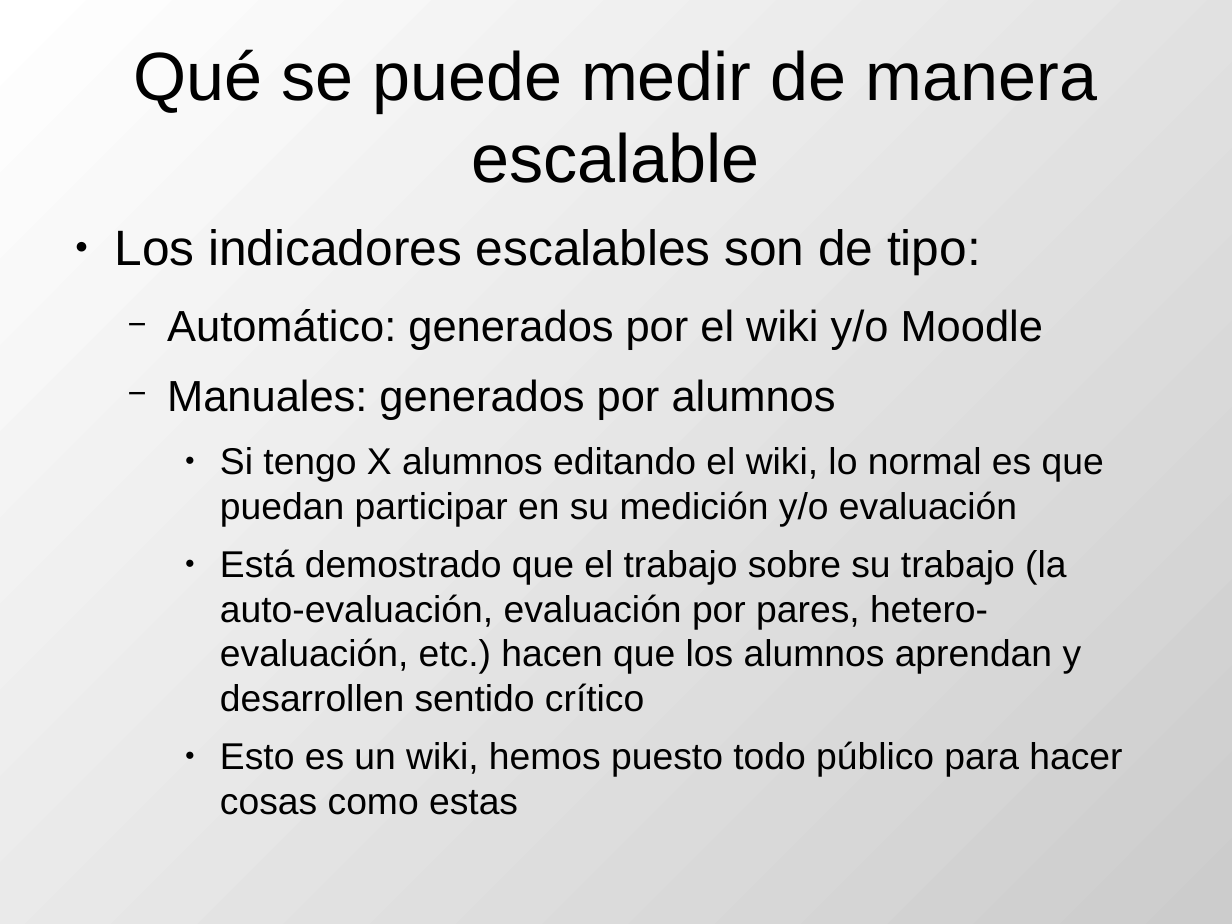
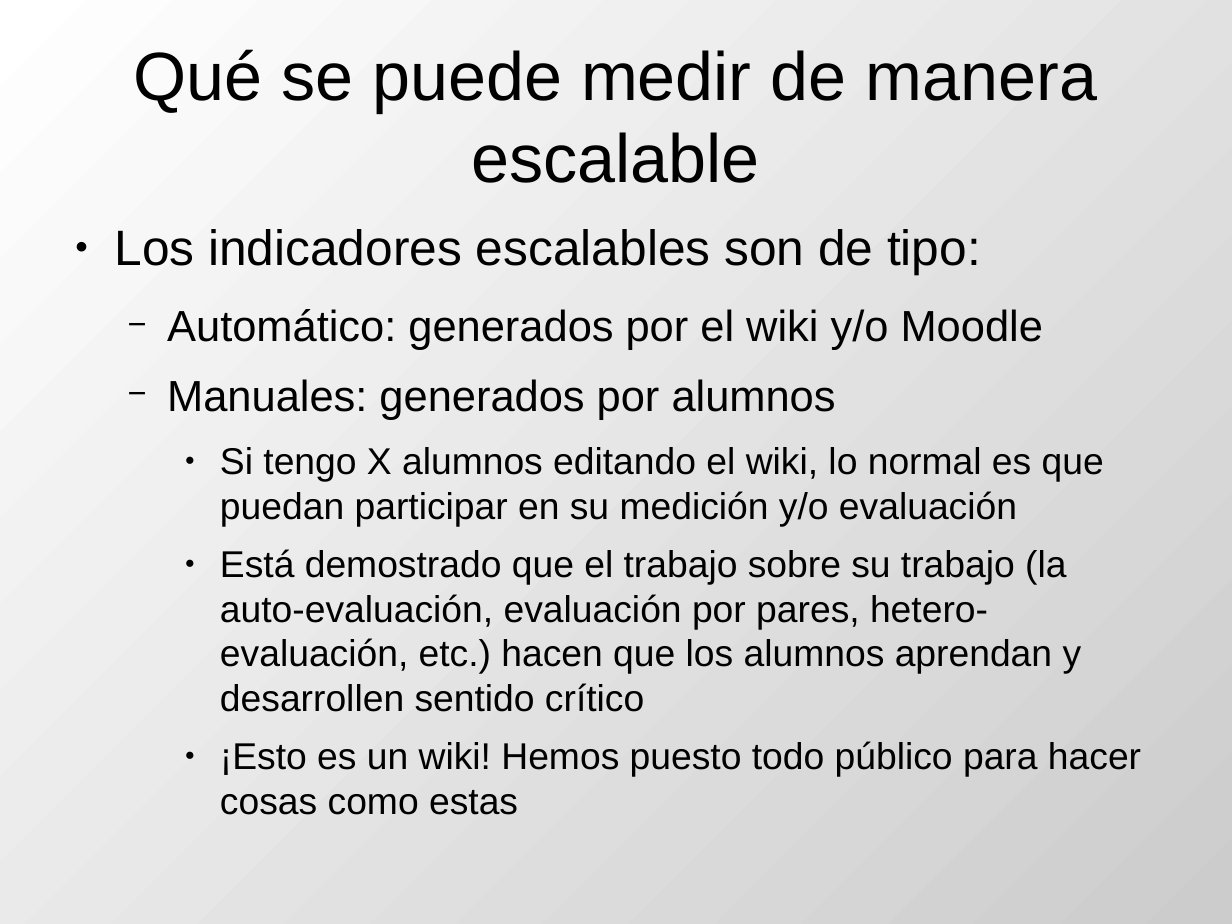
Before and after one commit to DrPantera/wikis4education, a slide deck: slide 9 of uca-2013_07/tema-5-EvaluacionWikis.odp (slide 7 before the commit). Drawn at 1232x924 pixels with LibreOffice and Linux fonts; fonts in the diff are those of the drawing. Boxes give left, top, right and bottom in pixels: in the first picture for what was removed or moved away, otherwise in the second. Text is boxed around its words. In the diff, an @@ line names an element or a change of style, - is before the commit and + after.

```diff
--- a/uca-2013_07/tema-5-EvaluacionWikis.odp
+++ b/uca-2013_07/tema-5-EvaluacionWikis.odp
@@ text at [220, 741, 1141, 815]: text changed @@
-    ● Esto es un wiki, hemos puesto todo público para hacer cosas como estas
+    ● ¡Esto es un wiki! Hemos puesto todo público para hacer cosas como estas
```
Also in this commit, not shown: 6 other slides changed, 3 slides added, 1 other file.
